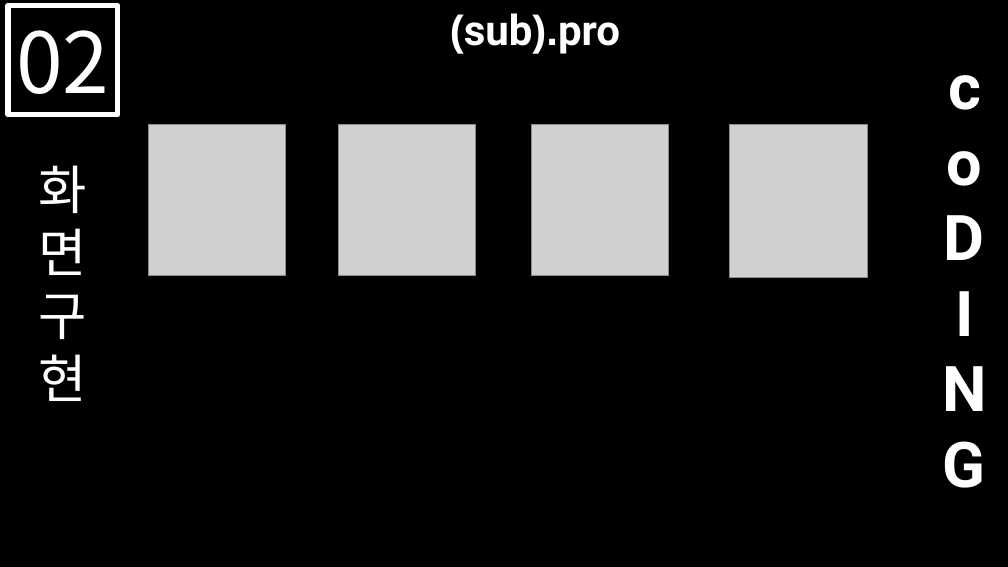
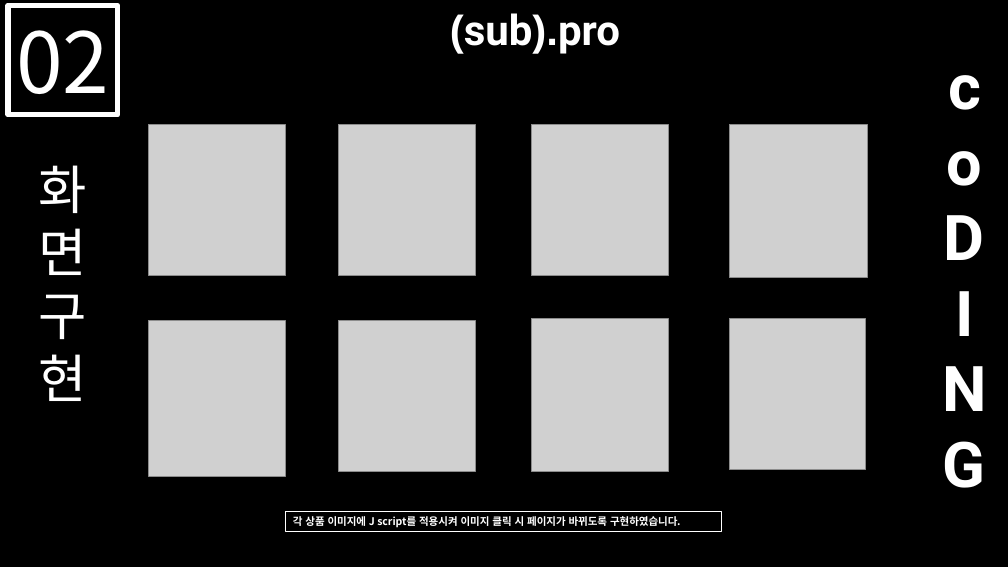
Before and after one commit to HyunRyung/Chanel, a slide deck: slide 11 of Portfolio/CHANEL.pptx (slide 12 before the commit). Drawn at 1008x567 pixels with LibreOffice and Linux fonts; fonts in the diff are those of the drawing; grey boxes stand for pictures. Boxes give left, top, right and bottom in pixels: in the first picture for what was removed or moved away, otherwise in the second. Text is boxed around its words. In the diff, an @@ line names an element or a change of style, - is before the commit and + after.

```diff
--- a/Portfolio/CHANEL.pptx
+++ b/Portfolio/CHANEL.pptx
@@ picture added at (149, 321, 286, 476) @@
@@ picture added at (339, 321, 476, 471) @@
@@ picture added at (532, 319, 668, 472) @@
@@ picture added at (730, 319, 867, 470) @@
@@ rectangle added at (286, 511, 722, 532), outline #FFFFFF 0.25 pt, 10 pt, text #FFFFFF, bold @@
+각 상품 이미지에 J script를 적용시켜 이미지 클릭 시 페이지가 바뀌도록 구현하였습니다.
```
Also in this commit, not shown: 2 other slides changed, 2 slides added, 1 slide removed, 16 other files.
